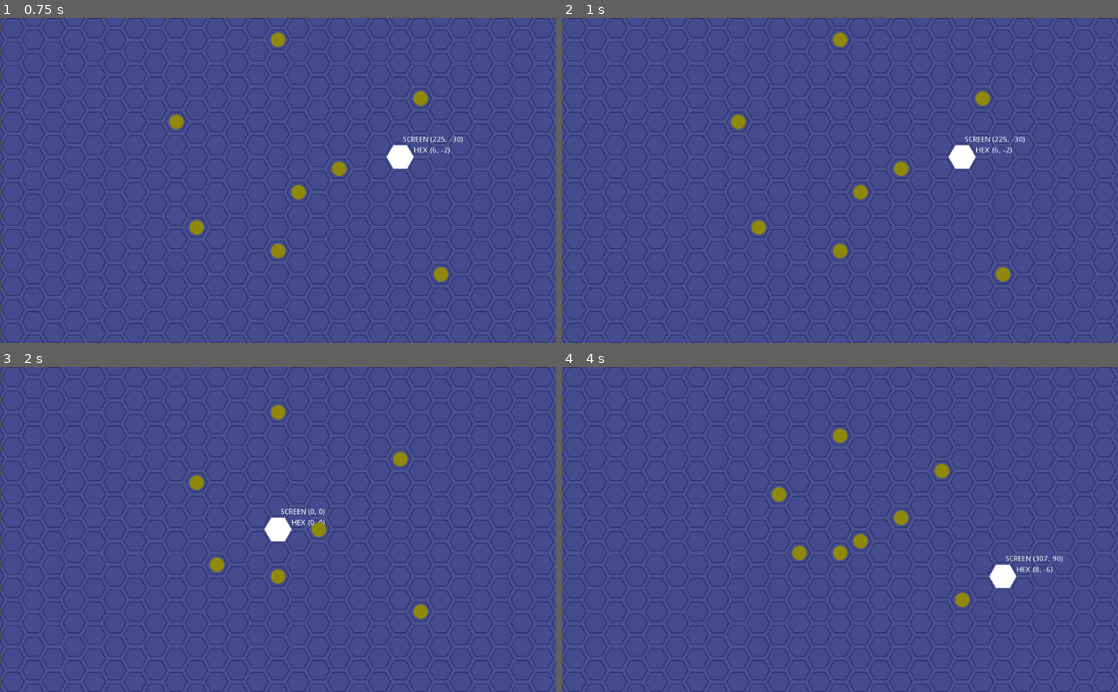
Above: before the commit, frames 1-4 (two rows, left to right).
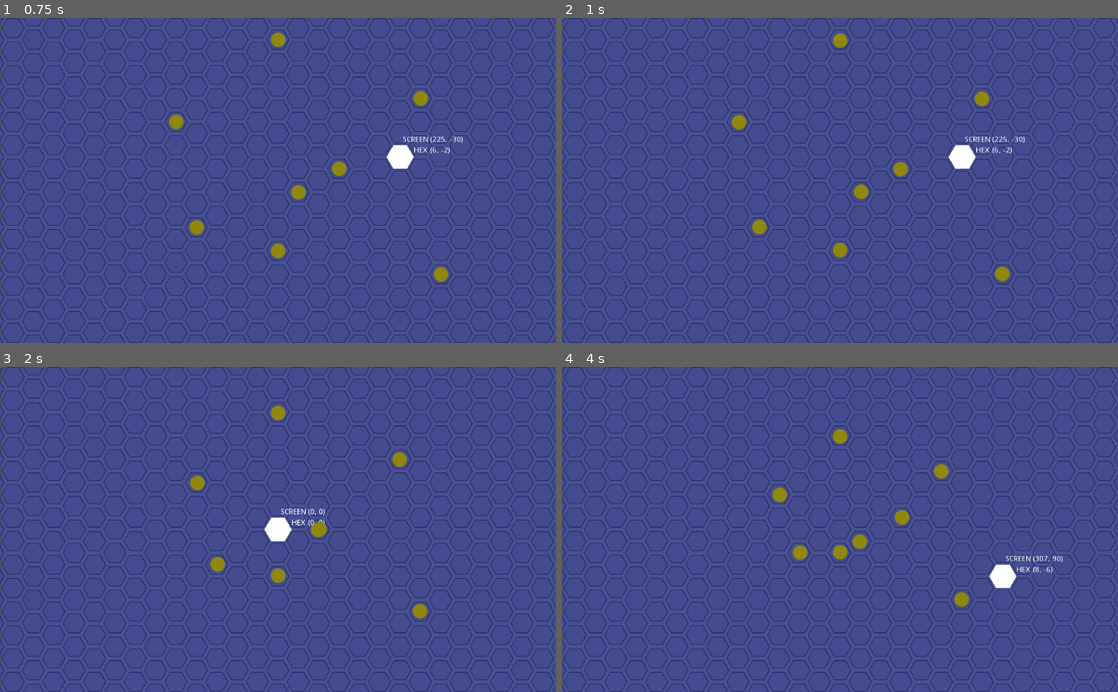
Above: after the commit, the same moments.

Repository: dareludum/ld45
Game: Godot game, scene res://Main.tscn
Same seed, same stepped clock (60 frames per second), same inputs: the game is played once before the commit and once after it.
Inputs (mouse positions are in pixels of both pictures, inside the frame that each line leads up to):
- Up to frame 1 (0.75 s): tap Enter at 0.5 s; move the mouse to (400, 164) at 0.52 s; click (400, 164) at 0.67 s
- Up to frame 2 (1 s): tap Space at 0.77 s
- Up to frame 3 (2 s): drag from (166, 545) to (278, 529) at 1.27 s
- Up to frame 4 (4 s): move the mouse to (895, 458) at 2.02 s; click (895, 458) at 2.17 s; tap Space at 2.75, 3.77 s; drag from (812, 594) to (673, 480) at 2.77 s; tap Enter at 3.5 s; move the mouse to (1006, 578) at 3.52 s; click (1006, 578) at 3.67 s

Frame 1 is identical in both runs. In frame 2, 0.2% of the frame differs, in the area x 30-81%, y 4-82%; in frame 3, 0.2%; in frame 4, 0.2%, in the area x 37-74%, y 18-74%.

Commit message:
refactor ball animations and replace HexGrid with hex_grid plus HexGrid

Diff:
--- a/Main.gd
+++ b/Main.gd
@@ -6,7 +6,8 @@
 const Ball = preload("res://scripts/Ball.gd")
 
 var HexCell = preload("res://HexCell.gd").new()
-var HexGrid = preload("res://HexGrid.gd").new()
+var HexGrid = preload("res://HexGrid.gd")
+var hex_grid = HexGrid.new()
 
 onready var highlight = get_node("Highlight")
 onready var area_coords = get_node("Highlight/AreaCoords")
@@ -14,13 +15,14 @@
 
 var paused = true
 var tick_timer = Timer.new()
+var interpolation_t: float = 0
 
 func _ready():
-	HexGrid.hex_scale = Vector2(50, 50)
+	hex_grid.hex_scale = Vector2(50, 50)
 	for i in range(-20, 20):
 		for j in range(-20, 20):
 			var cell = preload("res://scenes/Cell.tscn").instance()
-			cell.position = HexGrid.get_hex_center(Vector2(i, j))
+			cell.position = hex_grid.get_hex_center(Vector2(i, j))
 			cell.scale = Vector2(0.33, 0.33)
 			$BackgroundCellHolder.add_child(cell)
 	assert(OK == tick_timer.connect("timeout", self, "_game_tick"))
@@ -32,27 +34,29 @@
 
 	var offset01 = HexCell.DIR_NE + HexCell.DIR_SE
 	var b0 = Ball1.instance()
-	b0.hex_direction = HexCell.DIR_NE
-	b0.hex_position = HexCell.round_coords(offset01 - HexCell.DIR_NE)
-	b0.position = HexGrid.get_hex_center(b0.hex_position)
+	b0.init(HexCell.round_coords(offset01 - HexCell.DIR_NE), HexCell.DIR_NE, hex_grid)
 	self.add_child(b0)
 
 	var b1 = Ball1.instance()
-	b1.hex_direction = HexCell.DIR_SW
-	b1.hex_position = HexCell.round_coords(offset01 - HexCell.DIR_SW)
-	b1.position = HexGrid.get_hex_center(b1.hex_position)
+	b1.init(HexCell.round_coords(offset01 - HexCell.DIR_SW), HexCell.DIR_SW, hex_grid)
 	self.add_child(b1)
 
 	var i = 0
 	while i < len(HexCell.DIR_ALL):
 		var dir = HexCell.DIR_ALL[i]
 		var ball = Ball1.instance()
-		ball.hex_direction = dir
-		ball.hex_position = HexCell.round_coords(-(3 + i) * dir)
-		ball.position = HexGrid.get_hex_center(ball.hex_position)
+		ball.init(HexCell.round_coords(-(3 + i) * dir), dir, hex_grid)
 		self.add_child(ball)
 		i += 1
 	tick_timer.start()
+
+
+func _process(delta: float) -> void:
+	interpolation_t = min(1.0, interpolation_t + 2 * delta * (1.0 / Globals.TICK_TIME))
+	for child in self.get_children():
+		if child is Ball:
+			child.animation_process(interpolation_t)
+
 
 func _unhandled_input(event):
 	if 'position' in event:
@@ -61,11 +65,11 @@
 		if area_coords != null:
 			area_coords.text = str(relative_pos)
 		if hex_coords != null:
-			hex_coords.text = str(HexGrid.get_hex_at(relative_pos).axial_coords)
+			hex_coords.text = str(hex_grid.get_hex_at(relative_pos).axial_coords)
 
 		# Snap the highlight to the nearest grid cell
 		if highlight != null:
-			highlight.position = HexGrid.get_hex_center(HexGrid.get_hex_at(relative_pos))
+			highlight.position = hex_grid.get_hex_center(hex_grid.get_hex_at(relative_pos))
 
 	if event is InputEventKey:
 		if event.pressed and event.scancode == KEY_SPACE:
@@ -104,8 +108,7 @@
 
 	# apply movement
 	for ball in balls:
-		ball.hex_position = ball.target_hex_pos
-		ball.move_to(HexGrid.get_hex_center(ball.hex_position))  # todo: do this inside the ball
+		ball.move_to(ball.target_hex_pos)
 
 	# detect cell collisions (2+ balls entering the same cell)
 	for hex_pos in balls_moving_to:
@@ -115,4 +118,5 @@
 			continue
 		print("%d balls in cell %s" % [n, hex_pos])
 
+	interpolation_t = 0.0
 	print("Tick")
--- a/scripts/Ball.gd
+++ b/scripts/Ball.gd
@@ -1,37 +1,38 @@
 extends Node2D
 
 const Globals = preload("res://scripts/Globals.gd")
+const HexGrid = preload("res://HexGrid.gd")
 
+var hex_grid: HexGrid  # parent, set in _init
 var hex_position = Vector3.ZERO
 var hex_direction = Vector3.ZERO
-var target_hex_pos = Vector3.ZERO
-var target_screen_pos: Vector2
+var target_hex_pos = Vector3.ZERO  # scratchpad for Main, equal to hex_position outside of _game_tick
 var tier = 1
 
-var is_interpolating = false
-var interpolation_t = 0.0
-var interpolation_from: Vector2
-var interpolation_to: Vector2
+var interpolation_pos_from: Vector2
+var interpolation_pos_to: Vector2
 const CI_A = Vector2(0.5, 0)
 const CI_B = Vector2(0, 1)
 
-func _ready():
-	pass
 
-func _process(delta):
-	if is_interpolating:
+# WARNING: this is not _init (Script.new) but a custom init to be called after Node.instance
+func init(hex_pos: Vector3, hex_dir: Vector3, grid: HexGrid) -> void:
+	hex_grid = grid
+	hex_position = hex_pos
+	hex_direction = hex_dir
+	move_to(hex_position)
+
+
+func animation_process(progress: float):  # progress is between 0 and 1
+	if progress >= 1.0:
+		self.position = interpolation_pos_to
+	else:
 		# TODO: cubic interpolation destabilizes over time, find out why
-		# self.position = interpolation_from.cubic_interpolate(interpolation_to, CI_A, CI_B, interpolation_t)
-		self.position = interpolation_from.linear_interpolate(interpolation_to, interpolation_t)
-		interpolation_t += delta / Globals.TICK_TIME * 2 # speedup
-		if interpolation_t >= 1.0:
-			self.position = target_screen_pos # snap to the target position to avoid rounding errors
-			interpolation_t = 1.0
-			is_interpolating = false
+		# self.position = interpolation_pos_from.cubic_interpolate(interpolation_pos_to, CI_A, CI_B, progress)
+		self.position = interpolation_pos_from.linear_interpolate(interpolation_pos_to, progress)
 
-func move_to(new_screen_pos: Vector2):
-	target_screen_pos = new_screen_pos
-	interpolation_from = self.position
-	interpolation_to = target_screen_pos
-	interpolation_t = 0.0
-	is_interpolating = true
+
+func move_to(new_hex_pos: Vector3):
+	interpolation_pos_from = hex_grid.get_hex_center(hex_position)
+	interpolation_pos_to = hex_grid.get_hex_center(new_hex_pos)
+	hex_position = new_hex_pos
